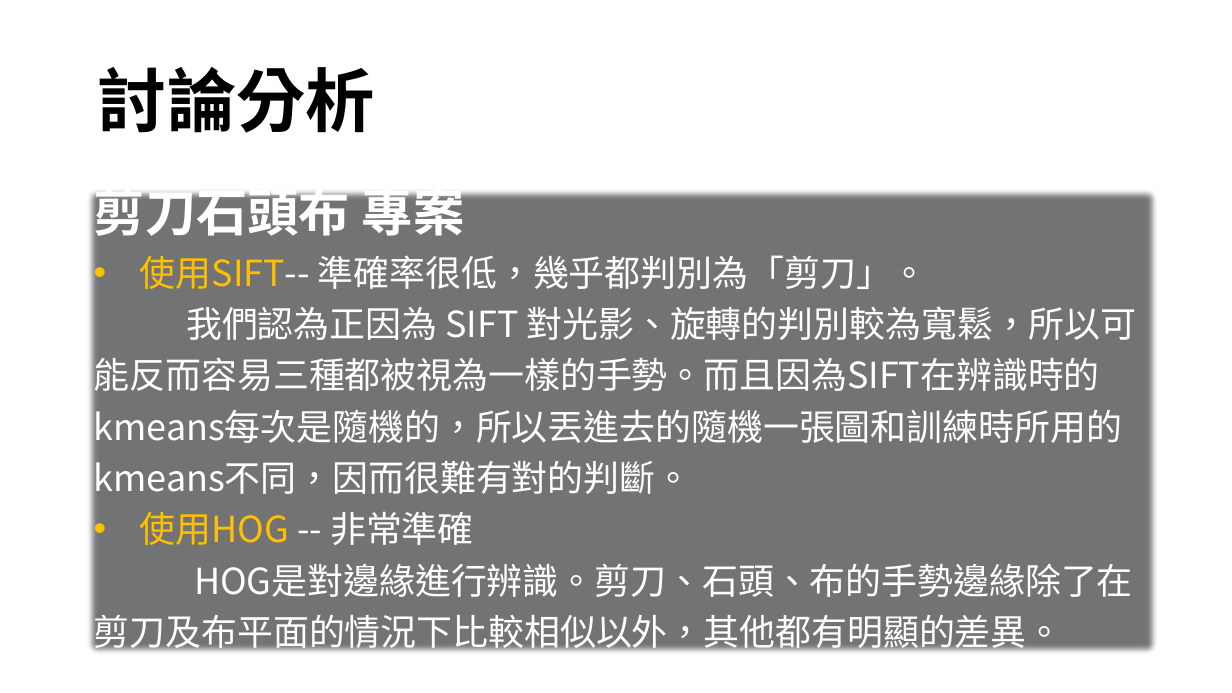
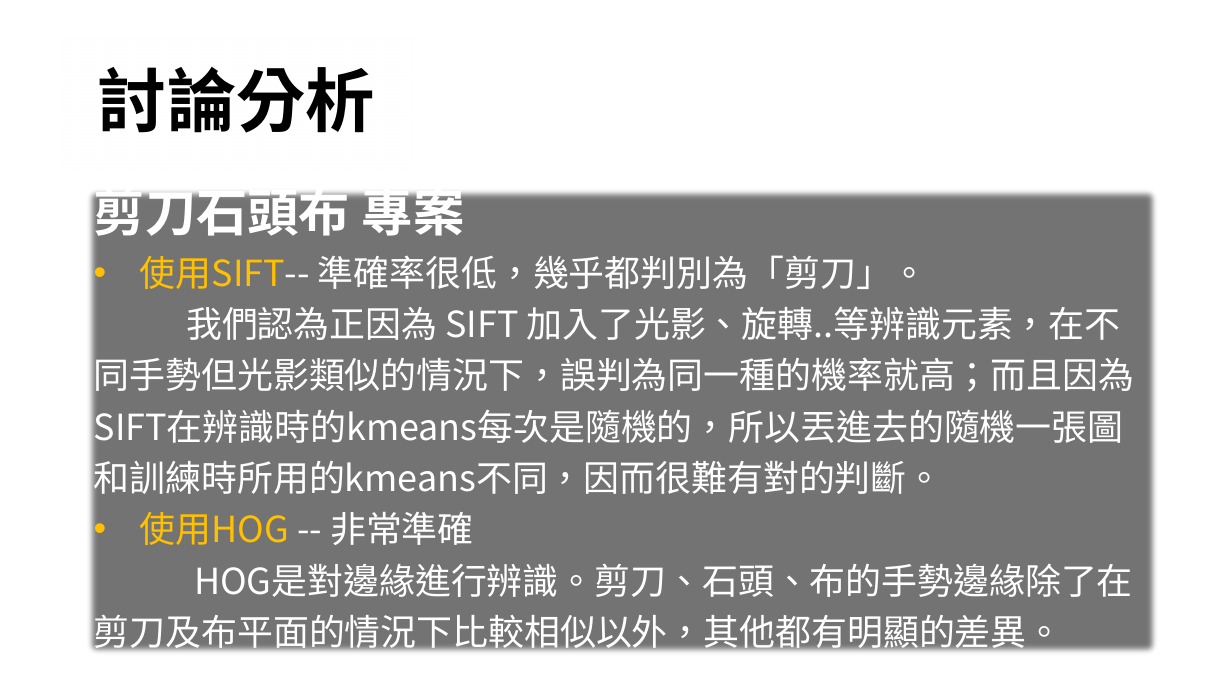
Before and after one commit to TheRiseOfDavid/NTUTcs_media, a slide deck: slide 8 of midterm/期中報告_第32組.pptx. Drawn at 1232x693 pixels with LibreOffice and Linux fonts; fonts in the diff are those of the drawing; background and template pictures are left out. Boxes give left, top, right and bottom in pixels: in the first picture for what was removed or moved away, otherwise in the second. Text is boxed around its words. In the diff, an @@ line names an element or a change of style, - is before the commit and + after.

```diff
--- a/midterm/期中報告_第32組.pptx
+++ b/midterm/期中報告_第32組.pptx
@@ text in rectangle at (94,306,1135,494): text changed @@
-我們認為正因為 SIFT 對光影、旋轉的判別較為寬鬆，所以可能反而容易三種都被視為一樣的手勢。而且因為SIFT在辨識時的kmeans每次是隨機的，所以丟進去的隨機一張圖和訓練時所用的kmeans不同，因而很難有對的判斷。
+我們認為正因為 SIFT 加入了光影、旋轉..等辨識元素，在不同手勢但光影類似的情況下，誤判為同一種的機率就高；而且因為SIFT在辨識時的kmeans每次是隨機的，所以丟進去的隨機一張圖和訓練時所用的kmeans不同，因而很難有對的判斷。
```
Also in this commit, not shown: 1 other slide changed.
